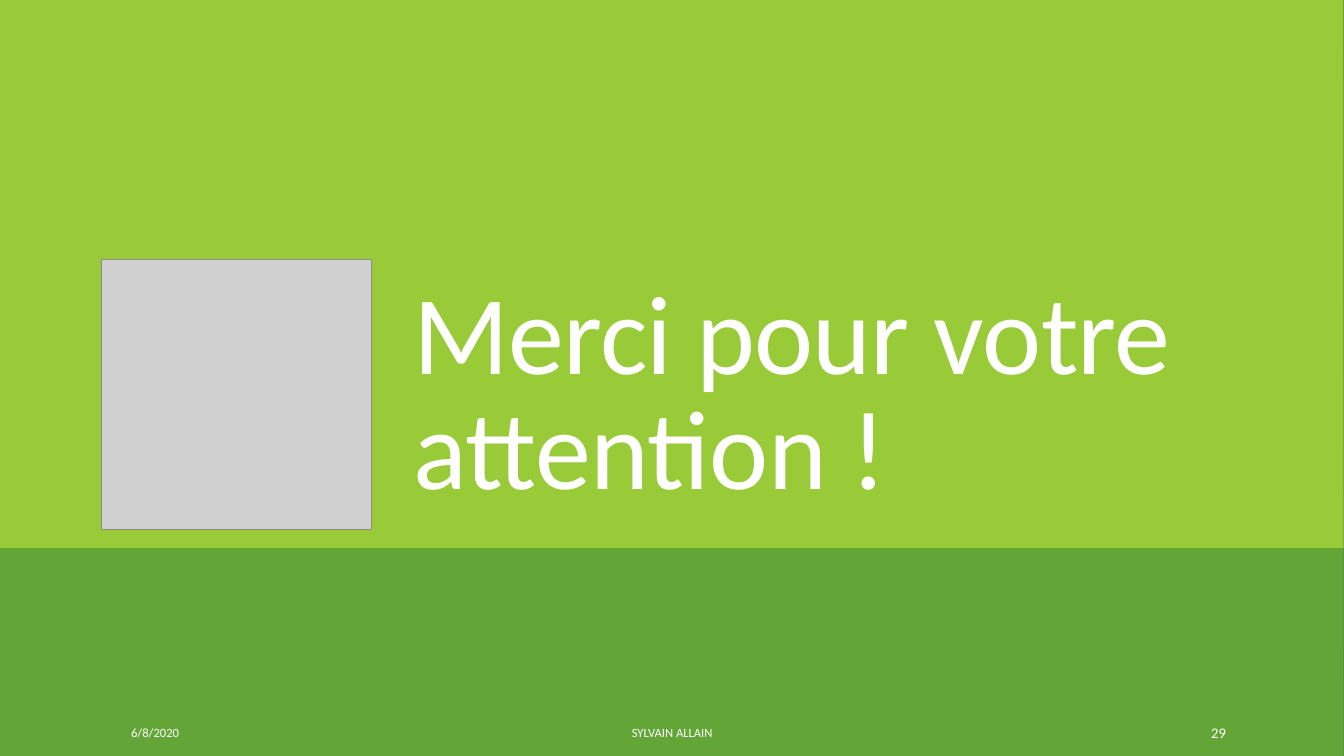
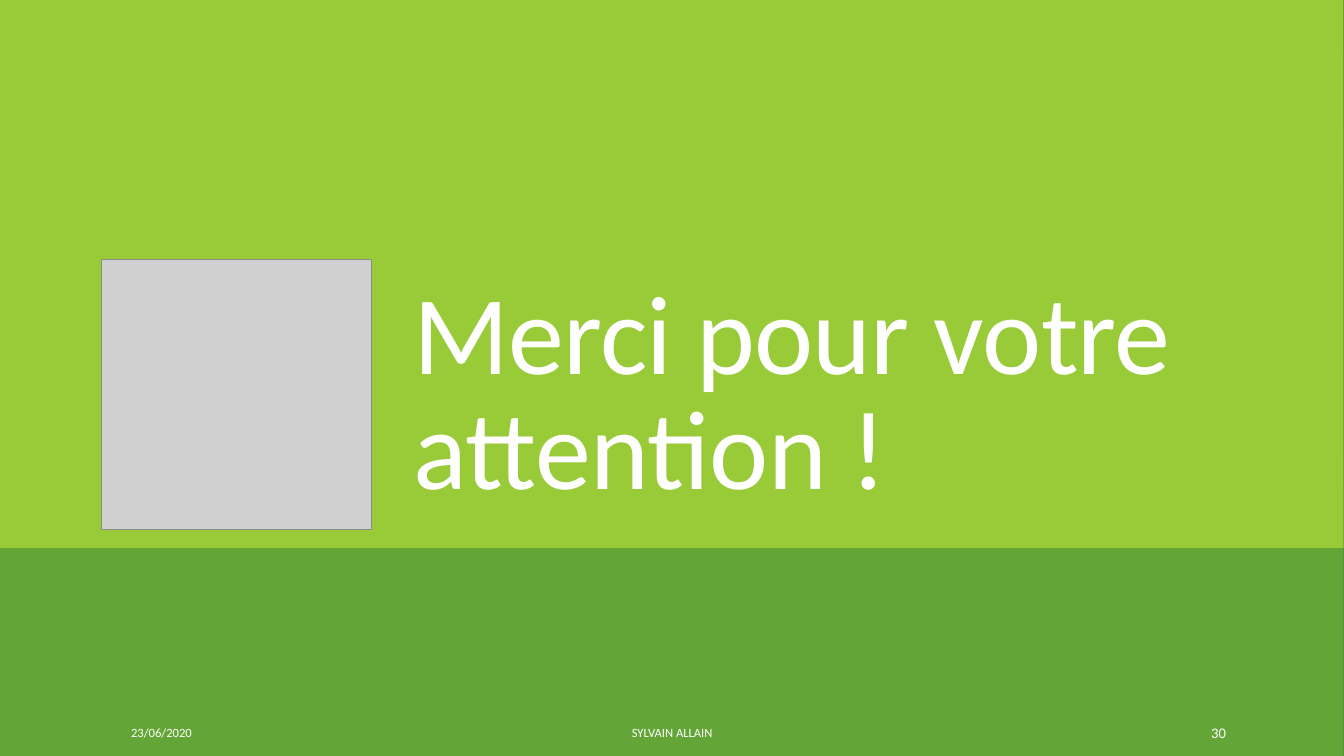
Before and after one commit to S2LF/ProjetPro, a slide deck: slide 30 of ProjetTof’Box.pptx (slide 29 before the commit). Drawn at 1344x756 pixels with LibreOffice and Linux fonts; fonts in the diff are those of the drawing; grey boxes stand for pictures. Boxes give left, top, right and bottom in pixels: in the first picture for what was removed or moved away, otherwise in the second. Text is boxed around its words. In the diff, an @@ line names an element or a change of style, - is before the commit and + after.

```diff
--- a/ProjetTof’Box.pptx
+++ b/ProjetTof’Box.pptx
@@ text at box(131, 728, 192, 738): text changed @@
-6/8/2020
+23/06/2020
@@ page number at box(1211, 728, 1226, 738): text changed @@
-29
+30
```
Also in this commit, not shown: 28 other slides changed, 1 slide added, 14 other files.
